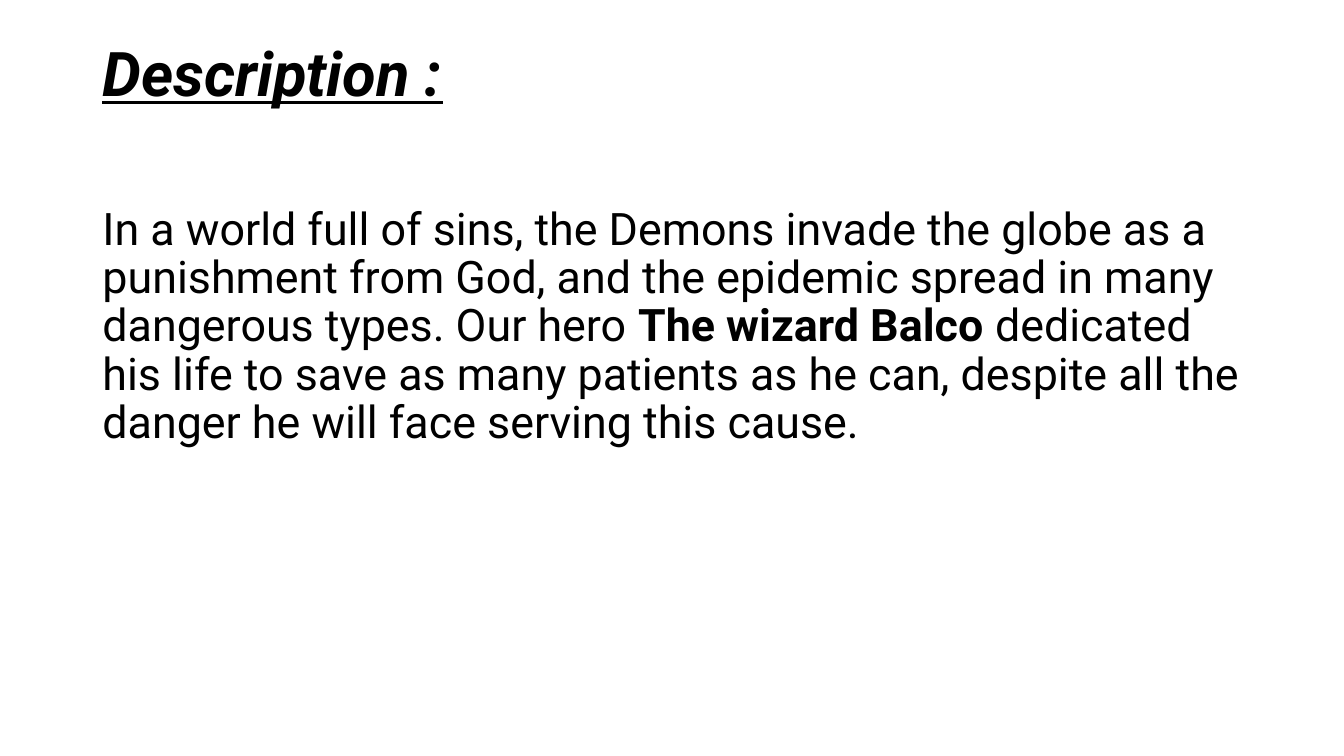
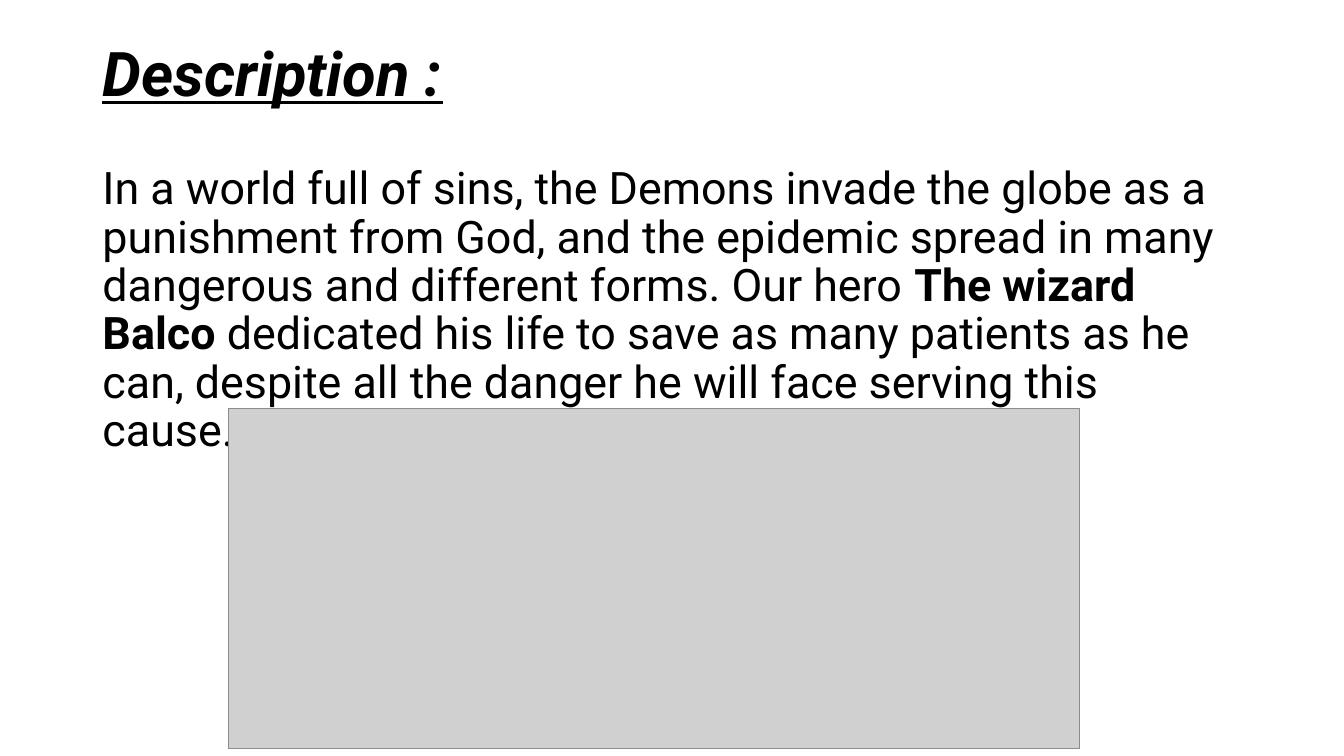
Before and after one commit to Nourcova/Interactive_story, a slide deck: slide 2 of Presentation1 edited.pptx. Drawn at 1344x756 pixels with LibreOffice and Linux fonts; fonts in the diff are those of the drawing; grey boxes stand for pictures. Boxes give left, top, right and bottom in pixels: in the first picture for what was removed or moved away, otherwise in the second. Text is boxed around its words. In the diff, an @@ line names an element or a change of style, - is before the commit and + after.

Commit message:
some edit to the presentation

```diff
--- a/Presentation1 edited.pptx
+++ b/Presentation1 edited.pptx
@@ text at <box>102,170,1214,458</box>: text changed @@
-In a world full of sins, the Demons invade the globe as a punishment from God, and the epidemic spread in many dangerous types. Our hero The wizard Balco dedicated his life to save as many patients as he can, despite all the danger he will face serving this cause.
+In a world full of sins, the Demons invade the globe as a punishment from God, and the epidemic spread in many dangerous and different forms. Our hero The wizard Balco dedicated his life to save as many patients as he can, despite all the danger he will face serving this cause.
@@ picture added at <box>229,408,1080,749</box> @@
```
Also in this commit, not shown: 2 other slides changed, 1 other file.
